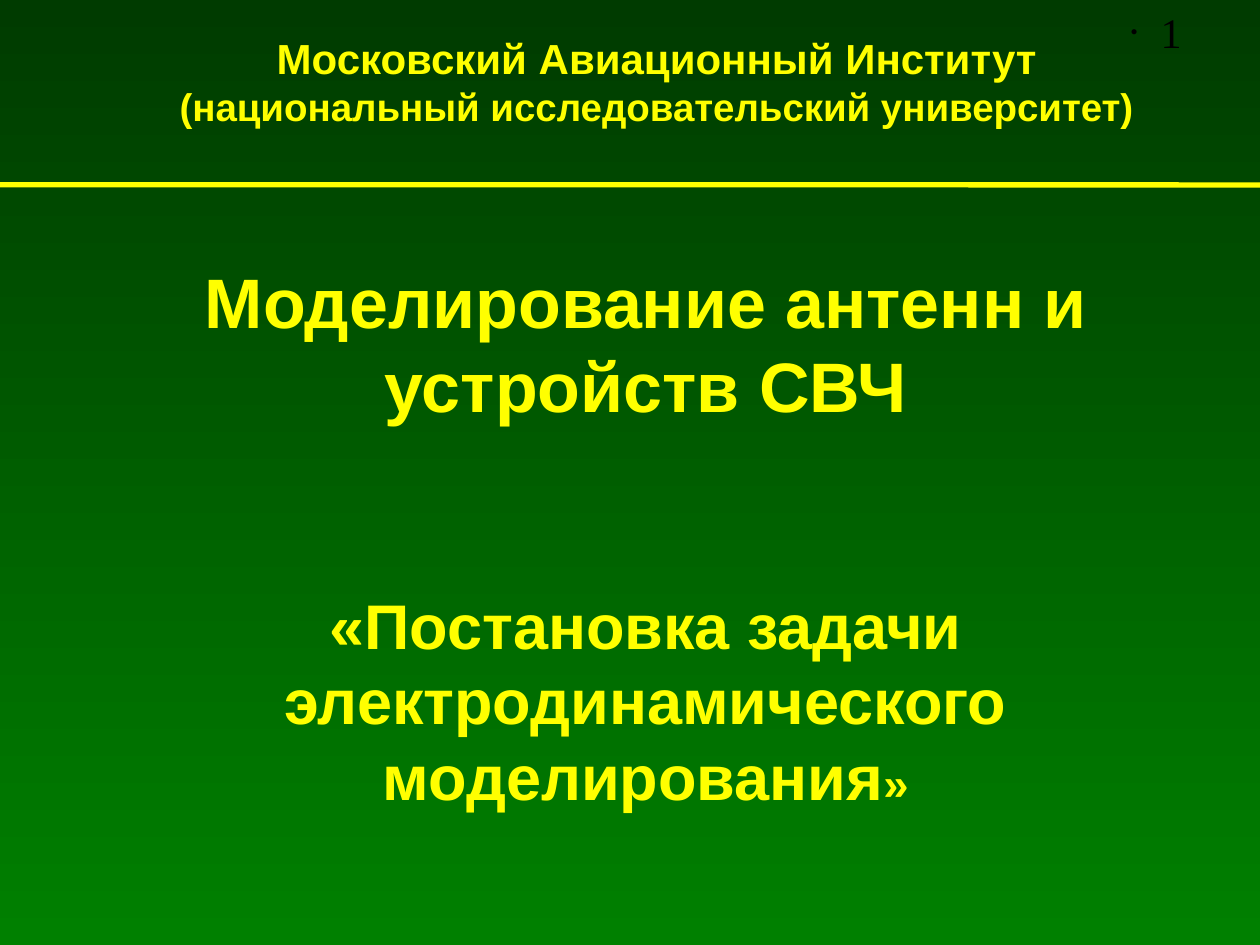
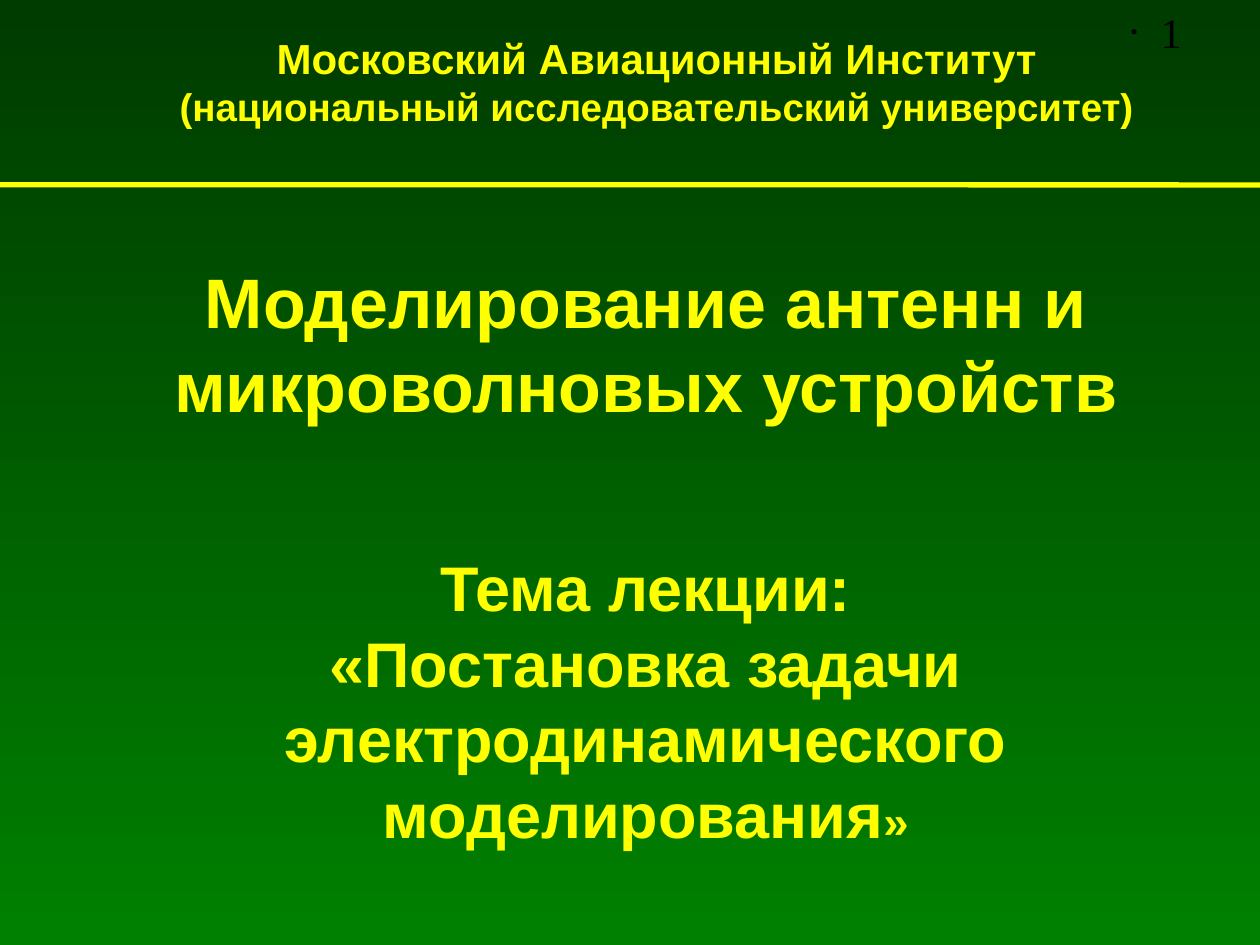
Before and after one commit to andris0147sv/modelling, a slide deck: slide 1 of presentations/1. Problem Statement.odp. Drawn at 1260x945 pixels with LibreOffice and Linux fonts; fonts in the diff are those of the drawing. Boxes give left, top, right and bottom in pixels: in the first picture for what was removed or moved away, otherwise in the second. Text is boxed around its words. In the diff, an @@ line names an element or a change of style, - is before the commit and + after.

```diff
--- a/presentations/1. Problem Statement.odp
+++ b/presentations/1. Problem Statement.odp
@@ text at (174,280,1117,425): text changed @@
-Моделирование антенн и устройств СВЧ
+Моделирование антенн и микроволновых устройств
@@ text at (440,567,851,623): paragraph added @@
+Тема лекции:
```
Also in this commit, not shown: 5 other slides changed, 8 slides added, 1 other file.
